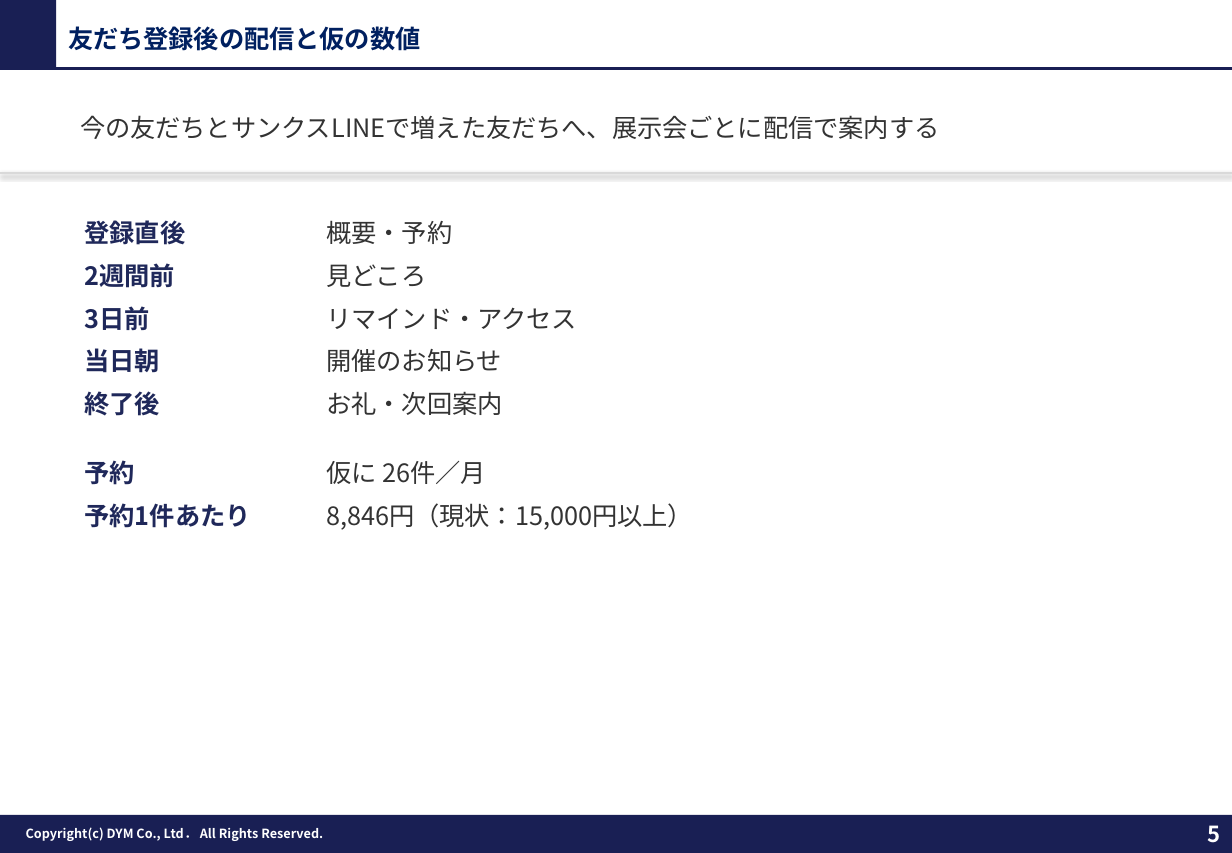
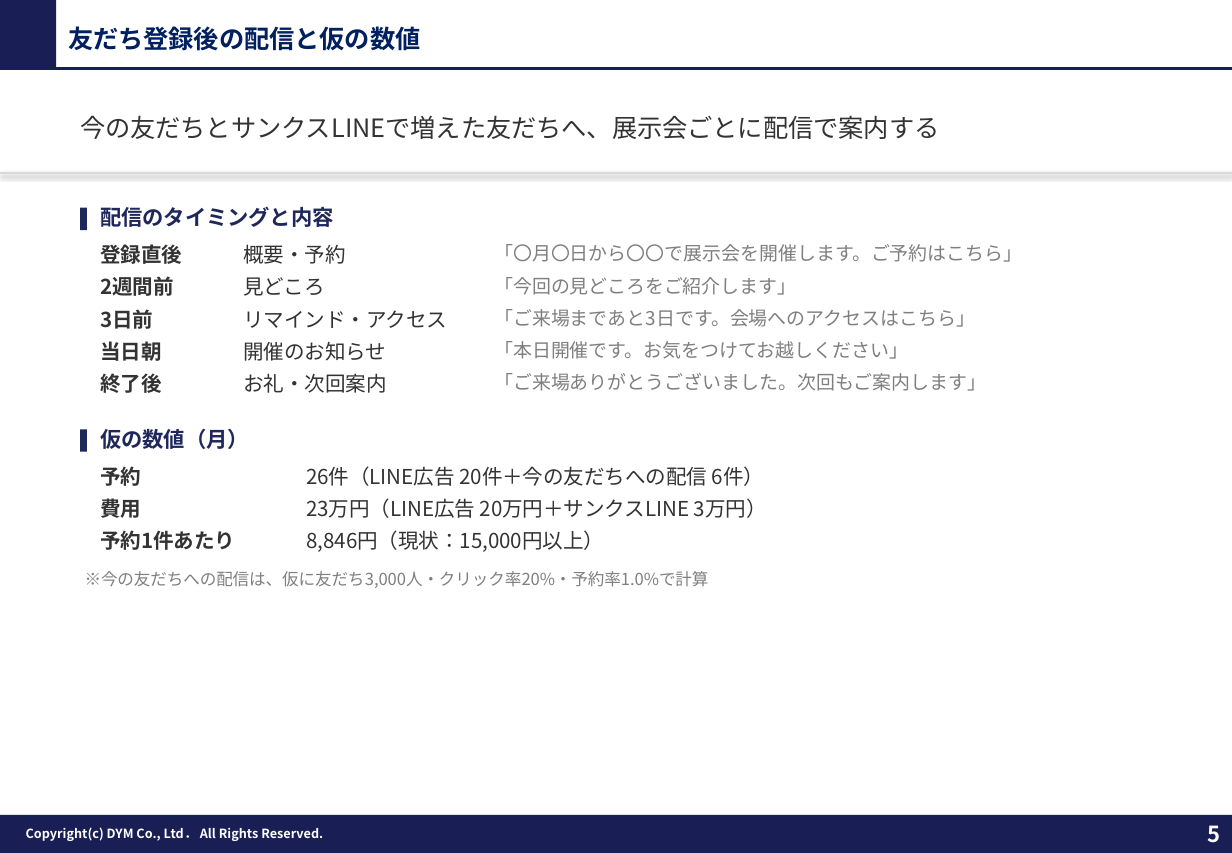
Before and after one commit to tonomura-r-dev/folder, a slide deck: slide 5 of 20261009_展示会LINE運用方針.pptx. Drawn at 1232x853 pixels with LibreOffice and Linux fonts; fonts in the diff are those of the drawing; background and template pictures are left out. Boxes give left, top, right and bottom in pixels: in the first picture for what was removed or moved away, otherwise in the second. Text is boxed around its words. In the diff, an @@ line names an element or a change of style, - is before the commit and + after.

```diff
--- a/20261009_展示会LINE運用方針.pptx
+++ b/20261009_展示会LINE運用方針.pptx
@@ rectangle added at box(80, 208, 86, 231), fill #1F285A @@
@@ text added at box(100, 207, 333, 227), 13.5 pt, text #1F285A, bold @@
+配信のタイミングと内容
@@ text "登録直後": place and size @@
-text "登録直後" at box(85, 220, 186, 245)
+text "登録直後" at box(100, 244, 182, 264)
@@ text "概要・予約": place and size @@
-text "概要・予約" at box(326, 220, 452, 244)
+text "概要・予約" at box(244, 244, 346, 264)
@@ text added at box(494, 244, 1022, 262), 12 pt, text #7F7F7F @@
+「〇月〇日から〇〇で展示会を開催します。ご予約はこちら」
@@ text "2週間前": place and size @@
-text "2週間前" at box(85, 263, 175, 288)
+text "2週間前" at box(100, 276, 174, 296)
@@ text "見どころ": place and size @@
-text "見どころ" at box(326, 264, 426, 287)
+text "見どころ" at box(244, 277, 325, 296)
@@ text added at box(494, 277, 796, 295), 12 pt, text #7F7F7F @@
+「今回の見どころをご紹介します」
@@ text "3日前": place and size @@
-text "3日前" at box(85, 306, 150, 330)
+text "3日前" at box(100, 309, 153, 329)
@@ text "リマインド・アクセス": place and size @@
-text "リマインド・アクセス" at box(326, 307, 577, 329)
+text "リマインド・アクセス" at box(244, 310, 448, 328)
@@ text added at box(494, 309, 975, 327), 12 pt, text #7F7F7F @@
+「ご来場まであと3日です。会場へのアクセスはこちら」
@@ text "当日朝": place and size @@
-text "当日朝" at box(85, 348, 161, 373)
+text "当日朝" at box(100, 341, 161, 361)
@@ text "開催のお知らせ": place and size @@
-text "開催のお知らせ" at box(326, 349, 502, 372)
+text "開催のお知らせ" at box(244, 342, 387, 361)
@@ text added at box(494, 341, 908, 359), 12 pt, text #7F7F7F @@
+「本日開催です。お気をつけてお越しください」
@@ size 16 to 13 pt, text colour #1F285A to #333333 in 7 elements at box(100, 466, 141, 486), box(100, 530, 235, 550), box(100, 309, 153, 329), box(100, 276, 174, 296), box(100, 341, 161, 361), box(100, 244, 182, 264), box(100, 373, 161, 393) @@
@@ text "終了後": place and size @@
-text "終了後" at box(85, 391, 161, 416)
+text "終了後" at box(100, 373, 161, 393)
@@ size 16 to 13 pt in 6 elements at box(306, 530, 604, 552), box(244, 310, 448, 328), box(244, 277, 325, 296), box(244, 342, 387, 361), box(244, 244, 346, 264), box(244, 373, 387, 393) @@
@@ text "お礼・次回案内": place and size @@
-text "お礼・次回案内" at box(326, 391, 502, 415)
+text "お礼・次回案内" at box(244, 373, 387, 393)
@@ text added at box(494, 373, 986, 391), 12 pt, text #7F7F7F @@
+「ご来場ありがとうございました。次回もご案内します」
@@ rectangle added at box(80, 430, 86, 453), fill #1F285A @@
@@ text at box(100, 429, 249, 449): text changed; size 16 to 13.5 pt; text colour #333333 to #1F285A; bold on @@
-仮に 26件／月
+仮の数値（月）
@@ text "予約": place and size @@
-text "予約" at box(85, 460, 135, 485)
+text "予約" at box(100, 466, 141, 486)
@@ text added at box(306, 466, 764, 486), 13 pt, text #333333 @@
+26件（LINE広告 20件＋今の友だちへの配信 6件）
@@ text added at box(100, 498, 141, 518), 13 pt, text #333333, bold @@
+費用
@@ text added at box(306, 498, 767, 518), 13 pt, text #333333 @@
+23万円（LINE広告 20万円＋サンクスLINE 3万円）
@@ text "予約1件あたり": place and size @@
-text "予約1件あたり" at box(85, 503, 251, 528)
+text "予約1件あたり" at box(100, 530, 235, 550)
@@ text "8,846円（現状：15,000円以上）": place and size @@
-text "8,846円（現状：15,000円以上）" at box(326, 503, 693, 530)
+text "8,846円（現状：15,000円以上）" at box(306, 530, 604, 552)
@@ text added at box(85, 571, 709, 588), 10.5 pt, text #7F7F7F @@
+※今の友だちへの配信は、仮に友だち3,000人・クリック率20%・予約率1.0%で計算
```
Also in this commit, not shown: 4 other slides changed, 5 other files.
